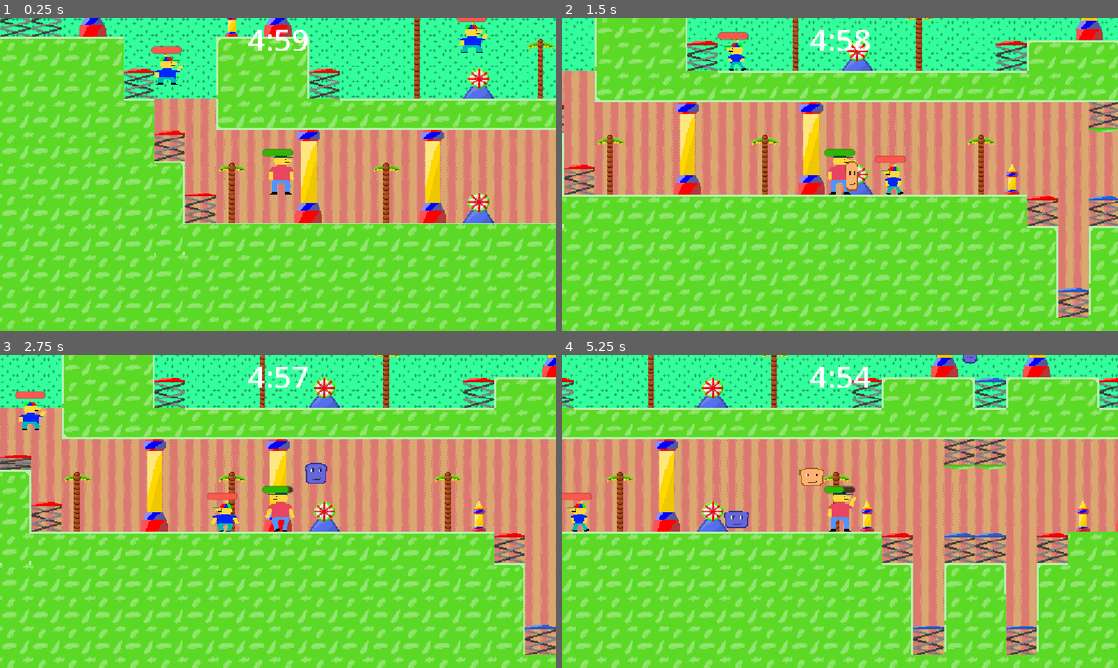
Above: before the commit, frames 1-4 (two rows, left to right).
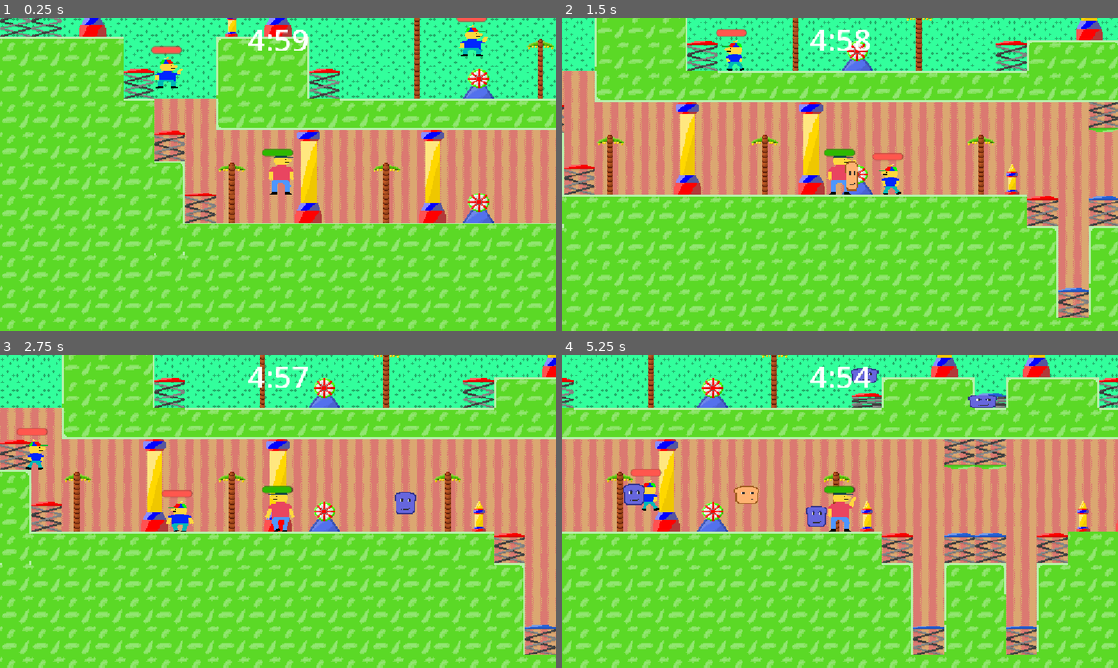
Above: after the commit, the same moments.

Repository: ropva/haven-game
Game: Godot game, scene res://scenes/main.tscn
Two runs of this game, one before a commit and one after it. Both use one fixed random seed, a clock stepped at 60 frames per second and the inputs below.
Inputs:
- Up to frame 1 (0.25 s): no input
- Up to frame 2 (1.5 s): tap Enter (ui_accept) at 0.5, 0.77 s; hold F (shoot) 0.53-1.28 s; hold Right (ui_right) from 0.53 s (still down); tap F (shoot) at 1.35 s
- Up to frame 3 (2.75 s): tap Enter (ui_accept) at 1.52 s; release Right (ui_right) at 2.03 s; hold Left (ui_left) from 2.03 s (still down); hold F (shoot) from 2.03 s (still down)
- Up to frame 4 (5.25 s): release Left (ui_left) at 2.78 s; release F (shoot) at 2.78 s; hold Right (ui_right) 2.78-4.28 s; tap F (shoot) at 2.85, 4.35 s; tap Enter (ui_accept) at 3.02, 3.77, 4.52 s; hold F (shoot) 3.53-4.28 s; hold Left (ui_left) 4.28-5.03 s; hold Right (ui_right) from 5.03 s (still down); hold F (shoot) from 5.03 s (still down)

The runs differ from the first frame. In frame 1, 0.4% of the frame differs, in the area x 27-88%, y 1-23%; in frame 2, 0.5%; in frame 3, 2.3%; in frame 4, 2.8%, in the area x 0-80%, y 0-57%.

Commit message:
dfggfvv

Diff:
--- a/enemy.gd
+++ b/enemy.gd
@@ -29,8 +29,8 @@
 		_repath()
 	_follow_path()
 	move_and_slide()
-	_check_bounce_tile()   # your existing function
-	$Bar.value = health
+	_check_bounce_tile()
+	%Bar.value = health
 
 func _cell_here() -> Vector2i:
 	return Global.nav.layer.local_to_map(Global.nav.layer.to_local(global_position + Vector2(0, 8)))
--- a/enemy.tscn
+++ b/enemy.tscn
@@ -4,7 +4,7 @@
 [ext_resource type="Texture2D" uid="uid://dj8iqucoe0cdt" path="res://res/child.png" id="2_4gyqm"]
 
 [sub_resource type="CapsuleShape2D" id="CapsuleShape2D_y0iyi"]
-height = 28.0
+height = 34.0
 
 [sub_resource type="AtlasTexture" id="AtlasTexture_qi2p4"]
 atlas = ExtResource("2_4gyqm")
@@ -75,7 +75,7 @@
 shape = SubResource("CapsuleShape2D_y0iyi")
 
 [node name="sprite" type="AnimatedSprite2D" parent="." unique_id=1822829589]
-position = Vector2(3, -18)
+position = Vector2(3, -15)
 sprite_frames = SubResource("SpriteFrames_tbgi4")
 animation = &"shoot"
 
--- a/enemy_nav.gd
+++ b/enemy_nav.gd
@@ -12,7 +12,6 @@
 var cell_of: Dictionary = {}  # int -> Vector2i
 var edge_info: Dictionary = {} # Vector2i(from_id, to_id) -> {type, dir}
 
-# These must match the enemy's real movement values
 var speed: float
 var gravity: float
 var jump_velocity: float
@@ -23,7 +22,6 @@
 
 func _is_solid(c: Vector2i) -> bool:
 	var d := layer.get_cell_tile_data(c)
-	# Solid = has collision and isn't a jump pad. Adjust to your tileset.
 	return d != null and not d.get_custom_data("bouncy") \
 		and d.get_collision_polygons_count(0) > 0
 
@@ -99,11 +97,9 @@
 		if _is_solid(layer.local_to_map(Vector2(next.x, pos.y))):
 			vel.x = 0.0
 			next.x = pos.x
-		# ceiling: kill upward movement
 		if vel.y < 0.0 and _is_solid(layer.local_to_map(Vector2(next.x, next.y - 8))):
 			vel.y = 0.0
 			next.y = pos.y
-		# landing
 		if vel.y > 0.0:
 			var feet_cell := layer.local_to_map(Vector2(next.x, next.y + 8))
 			if _is_solid(feet_cell):
--- a/scenes/bread.gd
+++ b/scenes/bread.gd
@@ -23,16 +23,17 @@
 	direction -= Vector2(0, -0.08)
 	var collision = move_and_collide(direction * speed * delta)
 	if collision:
-		if (collision.get_collider() is CharacterBody2D):
+		if (collision.get_collider() is not TileMapLayer):
+			print(collision.get_collider().bodyType)
 			if(is_good and collision.get_collider().bodyType=="enemy"):
+				print(collision.get_collider().health)
 				collision.get_collider().health -= 5
 				if(collision.get_collider().health<=0):collision.get_collider().queue_free();
 			elif(not is_good and collision.get_collider().bodyType=="player"):
 				collision.get_collider().health -= 5
 				if(collision.get_collider().health<=0):	Global.has_ended=true
 
-
-		collision_count += 0.5
+		collision_count += 1
 		direction = direction.bounce(collision.get_normal().rotated(randf_range(-0.01, 0.01)))
 		squish(collision.get_normal())
 	_check_bounce_tile()
--- a/scenes/bread.tscn
+++ b/scenes/bread.tscn
@@ -7,8 +7,8 @@
 radius = 7.0
 
 [node name="bread" type="CharacterBody2D" unique_id=1170265474]
-collision_layer = 2
-collision_mask = 3
+collision_layer = 14
+collision_mask = 15
 script = ExtResource("1_16yqp")
 is_good = true
 
--- a/scenes/player.gd
+++ b/scenes/player.gd
@@ -6,7 +6,7 @@
 
 const SPEED = 400.0
 const JUMP_VELOCITY = -600.0
-var health = 160
+var health = 500
 
 var shooting = false
 var bodyType = "player"
--- a/scenes/player.tscn
+++ b/scenes/player.tscn
@@ -88,5 +88,6 @@
 offset_bottom = -19.0
 theme_override_styles/background = SubResource("StyleBoxFlat_g2els")
 theme_override_styles/fill = SubResource("StyleBoxFlat_qhqgy")
+max_value = 500.0
 value = 50.0
 show_percentage = false
